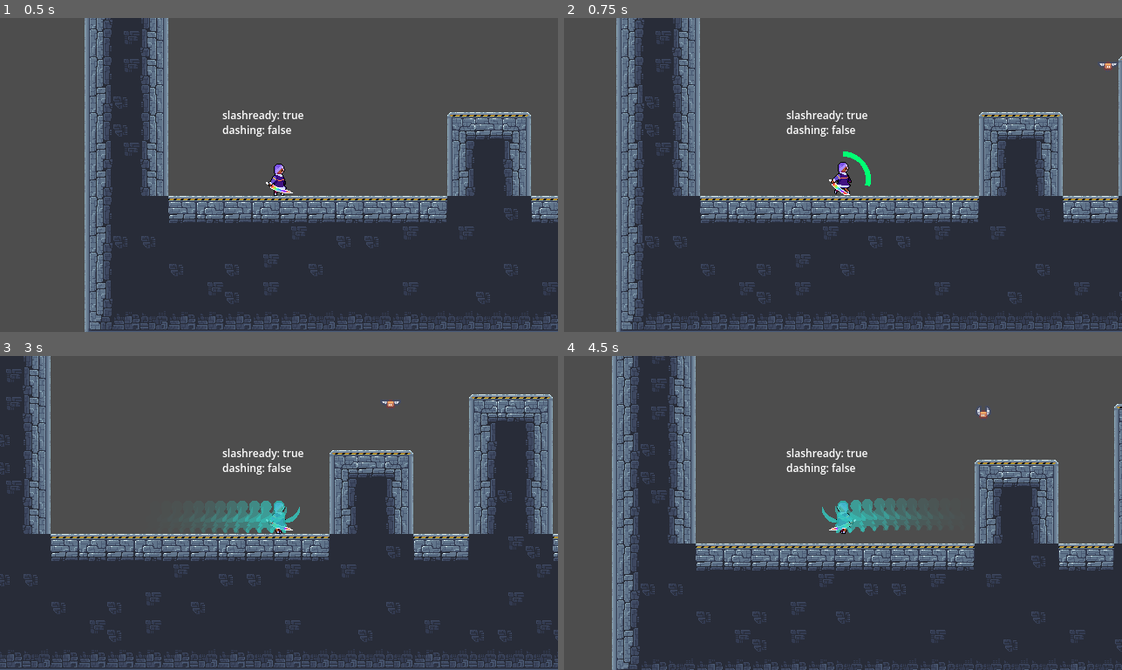
Above: before the commit, frames 1-4 (two rows, left to right).
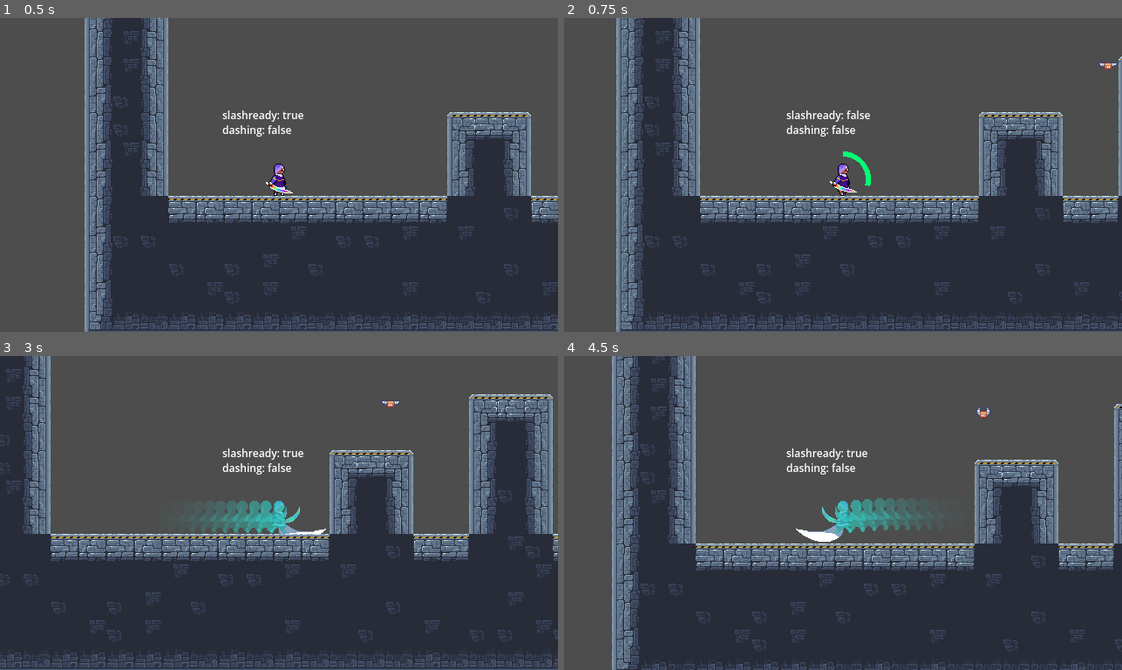
Above: after the commit, the same moments.

Repository: Kevinmonitor/REALLY-COOL-PROJECT
Game: Godot game, scene res://TemplateProject/TemplateScene.tscn
Same seed, same stepped clock (60 frames per second), same inputs: the game is played once before the commit and once after it.
Inputs:
- Up to frame 1 (0.5 s): no input
- Up to frame 2 (0.75 s): tap Enter at 0.5 s; hold Right (right) from 0.53 s (still down); hold X (dash) from 0.53 s (still down)
- Up to frame 3 (3 s): tap Z (jump) at 0.77, 1.52 s; release X (dash) at 1.28 s; tap X (dash) at 1.35, 2.85 s; release Right (right) at 2.03 s; hold Left (left) 2.03-2.78 s; hold X (dash) 2.03-2.78 s; hold Right (right) from 2.78 s (still down)
- Up to frame 4 (4.5 s): tap Z (jump) at 3.02, 3.77 s; hold X (dash) 3.53-4.28 s; release Right (right) at 4.28 s; hold Left (left) from 4.28 s (still down); tap X (dash) at 4.35 s

Frame 1 is identical in both runs. In frame 2, 0.3% of the frame differs, in the area x 47-55%, y 29-57%; in frame 3, 0.2%; in frame 4, 0.4%, in the area x 41-53%, y 46-60%.

Commit message:
changed default settings and more compression

Diff:
--- a/Controller/PlatformerPlayer/PlayerScript.gd
+++ b/Controller/PlatformerPlayer/PlayerScript.gd
@@ -149,20 +149,22 @@
 
 @export_category("Down Input")
 
-#Holding down will crouch the player. Crouching script may need to be changed depending on how your player's size proportions are. It is built for 32x player's sprites.
+# Note that there are no default sprites or animation for this yet.
+
+## Holding down will crouch the player. Crouching script may need to be changed depending on how your player's size proportions are. It is built for 32x player's sprites.
 @export var crouch: bool = false
 
-#Holding down and pressing the input for "roll" will execute a roll if the player is grounded. Assign a "roll" input in project settings input.
+## Holding down and pressing the input for "roll" will execute a roll if the player is grounded. Assign a "roll" input in project settings input.
 @export var canRoll: bool = false
 @export_range(1.25, 2) var rollLength: float = 2
 
-#If enabled, the player will stop all horizontal movement midair, wait (groundPoundPause) seconds, and then slam down into the ground when down is pressed.
+## If enabled, the player will stop all horizontal movement midair, wait (groundPoundPause) seconds, and then slam down into the ground when down is pressed.
 @export var groundPound: bool
 
-#The amount of time the player will hover in the air before completing a ground pound (in seconds)
+## The amount of time the player will hover in the air before completing a ground pound (in seconds)
 @export_range(0.05, 0.75) var groundPoundPause: float = 0.25
 
-#If enabled, pressing up will end the ground pound early
+## If enabled, pressing up will end the ground pound early
 @export var upToCancel: bool = false
 
 #INFO ANIMATIONS
--- a/Global/Player.tscn
+++ b/Global/Player.tscn
@@ -229,6 +229,7 @@
 wallJump = true
 wallKickAngle = 45.0
 wallSliding = 5.0
+slashAttack = true
 slashCooldown = 0.1
 slashTime = 0.15
 dashType = 4
Not shown, changed: export_presets.cfg
Not shown, changed: playable_build/TemplateProject.zip
Not shown, changed: playable_build/TemplateProject_Web.zip
Not shown, added: playable_build/Template_Web.zip
Not shown, added: playable_build/Template_Windows.rar
